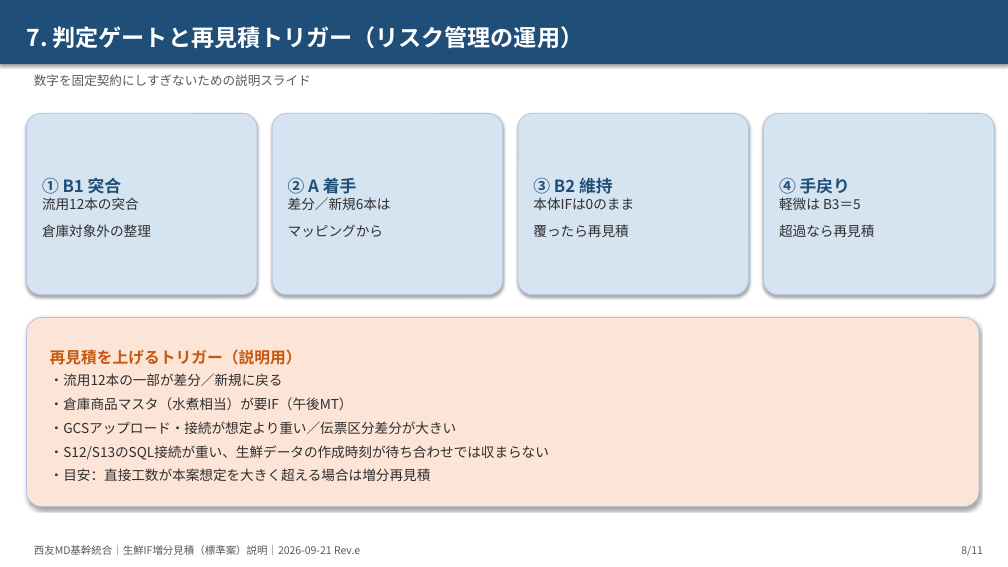
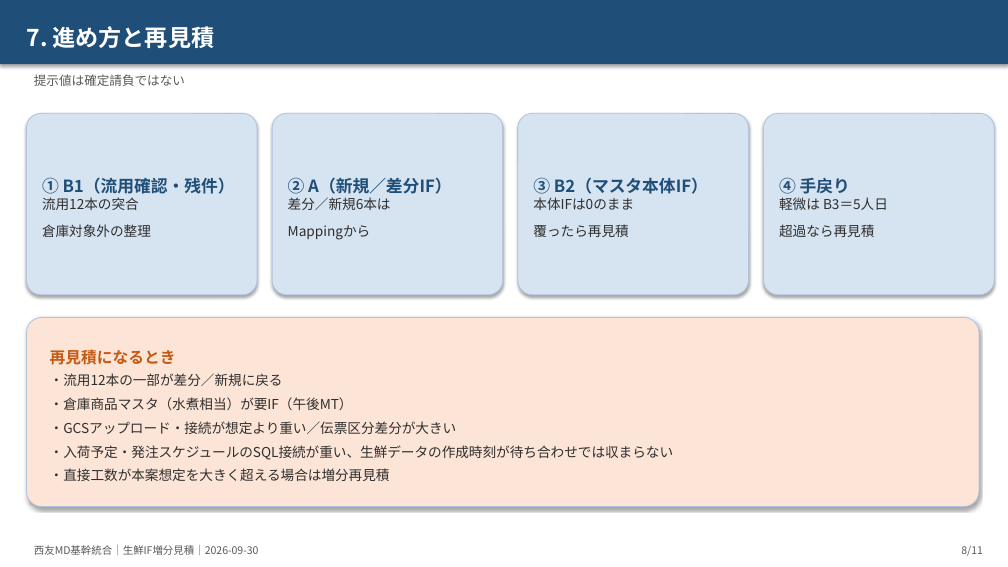
Before and after one commit to ZangPengshi-TREC/Zang_TreC, a slide deck: slide 8 of PMI/Sinops/phase2-detail-design/sources/20260921-生鮮IF増分見積/【説明】生鮮IF増分_標準案見積_リスク着眼_20260921.pptx. Drawn at 1008x567 pixels with LibreOffice and Linux fonts; fonts in the diff are those of the drawing. Boxes give left, top, right and bottom in pixels: in the first picture for what was removed or moved away, otherwise in the second. Text is boxed around its words. In the diff, an @@ line names an element or a change of style, - is before the commit and + after.

```diff
--- a/PMI/Sinops/phase2-detail-design/sources/20260921-生鮮IF増分見積/【説明】生鮮IF増分_標準案見積_リスク着眼_20260921.pptx
+++ b/PMI/Sinops/phase2-detail-design/sources/20260921-生鮮IF増分見積/【説明】生鮮IF増分_標準案見積_リスク着眼_20260921.pptx
@@ text in rectangle at <box>26,26,214,48</box>: text changed @@
-7. 判定ゲートと再見積トリガー（リスク管理の運用）
+7. 進め方と再見積
@@ text at <box>34,74,185,86</box>: text changed @@
-数字を固定契約にしすぎないための説明スライド
+提示値は確定請負ではない
@@ text in rounded rectangle at <box>42,177,235,194</box>: text changed @@
-① B1 突合
+① B1（流用確認・残件）
@@ text in rounded rectangle at <box>288,177,451,210</box>: text changed @@
-② A 着手
-差分／新規6本は
-マッピングから
+② A（新規／差分IF）
+差分／新規6本は
+Mappingから
@@ text in rounded rectangle at <box>533,177,708,194</box>: text changed @@
-③ B2 維持
+③ B2（マスタ本体IF）
@@ text in rounded rectangle at <box>50,349,176,365</box>: text changed @@
-再見積を上げるトリガー（説明用）
+再見積になるとき
@@ text in rounded rectangle at <box>50,445,673,481</box>: text changed @@
-・S12/S13のSQL接続が重い、生鮮データの作成時刻が待ち合わせでは収まらない
-・目安：直接工数が本案想定を大きく超える場合は増分再見積
+・入荷予定・発注スケジュールのSQL接続が重い、生鮮データの作成時刻が待ち合わせでは収まらない
+・直接工数が本案想定を大きく超える場合は増分再見積
@@ text at <box>34,545,259,555</box>: text changed @@
-西友MD基幹統合｜生鮮IF増分見積（標準案）説明｜2026-09-21 Rev.e
+西友MD基幹統合｜生鮮IF増分見積｜2026-09-30
```
Also in this commit, not shown: 10 other slides changed, 17 other files.
